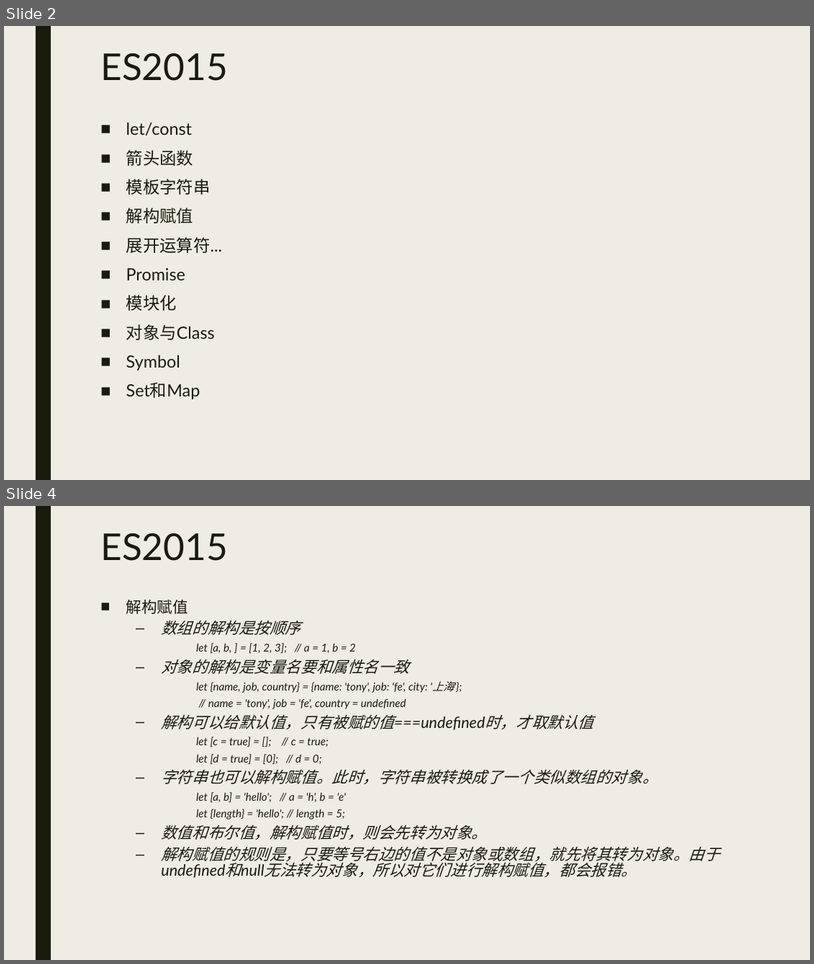
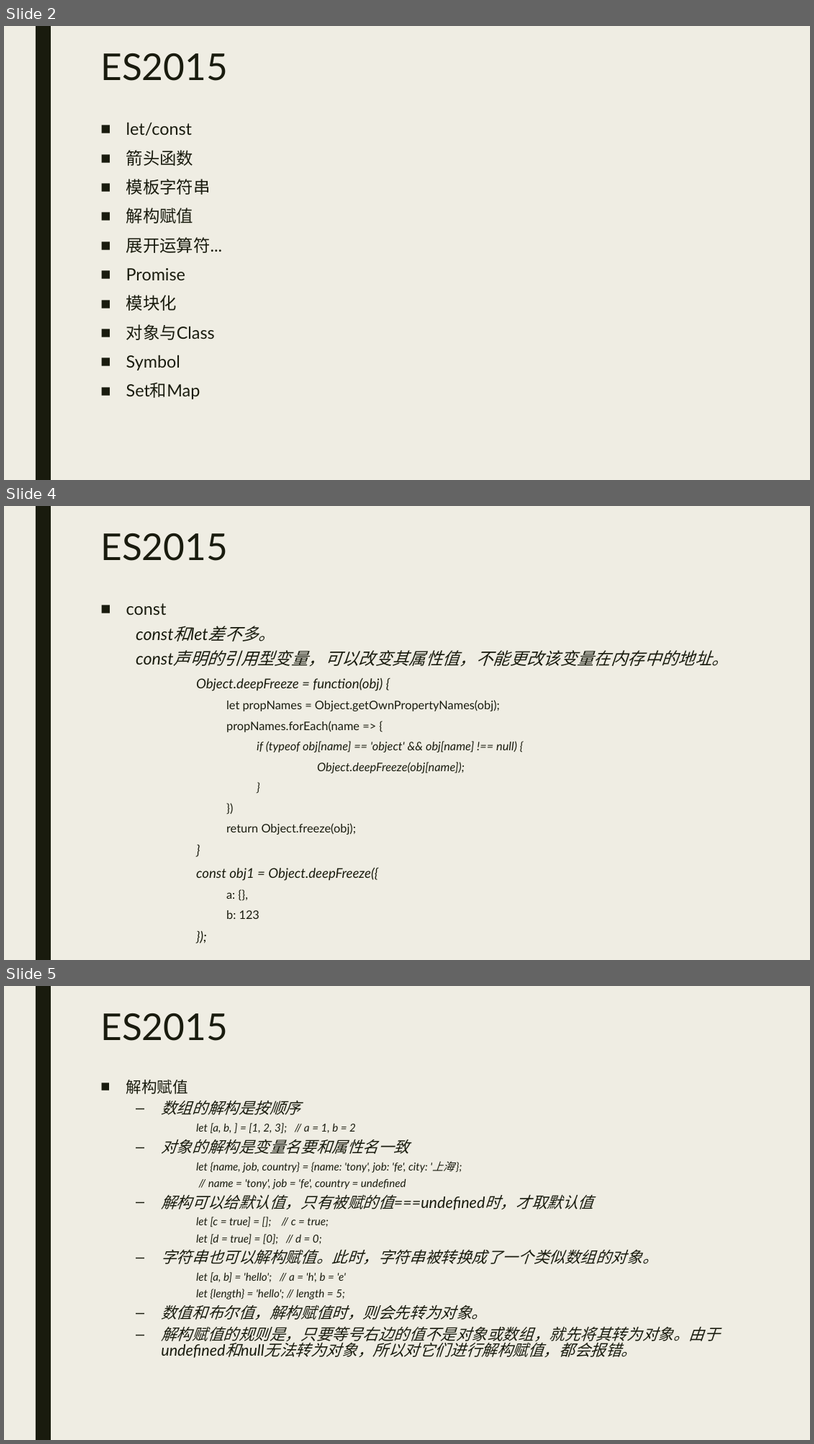
Before and after one commit to wflonglong/wflonglong.github.io, a slide deck: source/ppt/ES6.pptx. Shown one above the other, each under a label of ours: slides 2 and 4 before the commit, slides 2, 4 and 5 after it; the slides between them are not shown. The pictures are 814x964 and 814x1444 pixels, drawn with LibreOffice and Linux fonts; fonts in the diff are those of the drawing. Boxes give left, top, right and bottom in pixels: in the first picture for what was removed or moved away, otherwise in the second. Text is boxed around its words. In the diff, an @@ line names an element or a change of style, - is before the commit and + after.

```diff
--- a/source/ppt/ES6.pptx
+++ b/source/ppt/ES6.pptx
@@ slide 4 added at <box>4,506,810,960</box>, background #EFEDE3; not listed: 1 template element that a slide beside it also shows @@
@@ title added at <box>100,533,228,561</box>, 44 pt, text #191B0E @@
+ES2015
@@ text added at <box>126,603,729,919</box>, 14 pt, text #191B0E, italic @@
+■ const
+  const和let差不多。
+  const声明的引用型变量，可以改变其属性值，不能更改该变量在内存中的地址。
+      Object.deepFreeze = function(obj) {
+        let propNames = Object.getOwnPropertyNames(obj);
+        propNames.forEach(name => {
+          if (typeof obj[name] == 'object' && obj[name] !== null) {
+          Object.deepFreeze(obj[name]);
+          }
+        })
+        return Object.freeze(obj);
+      }
+      const obj1 = Object.deepFreeze({
+        a: {},
+        b: 123
+      });
@@ what was slide 4 is now slide 5 @@
```
Also in this commit, not shown: 5 slides changed, 2 other slides added.
